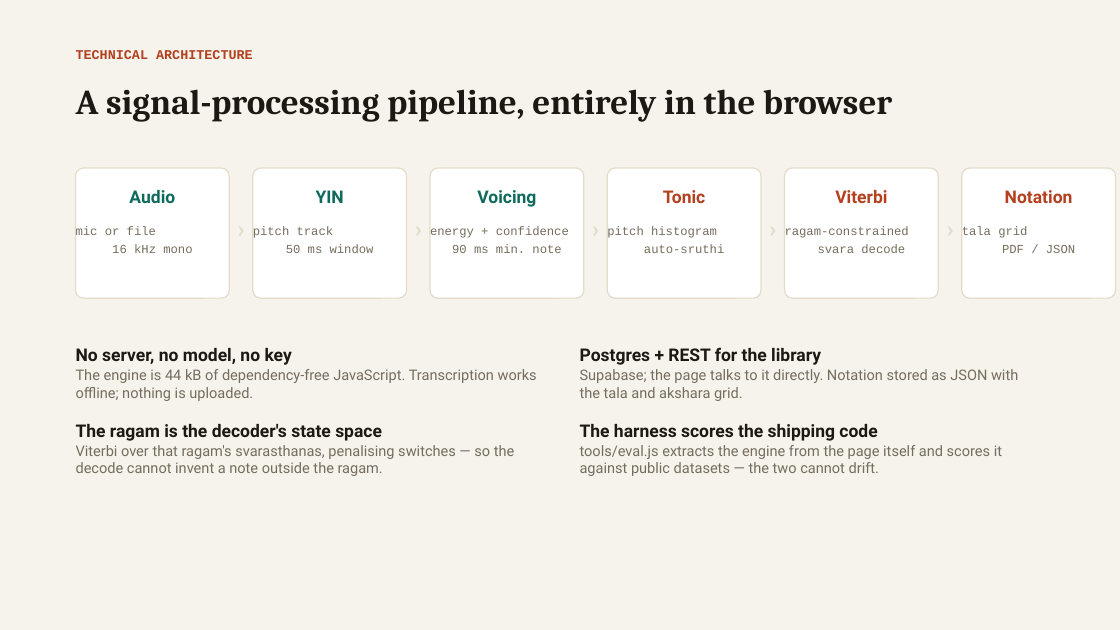
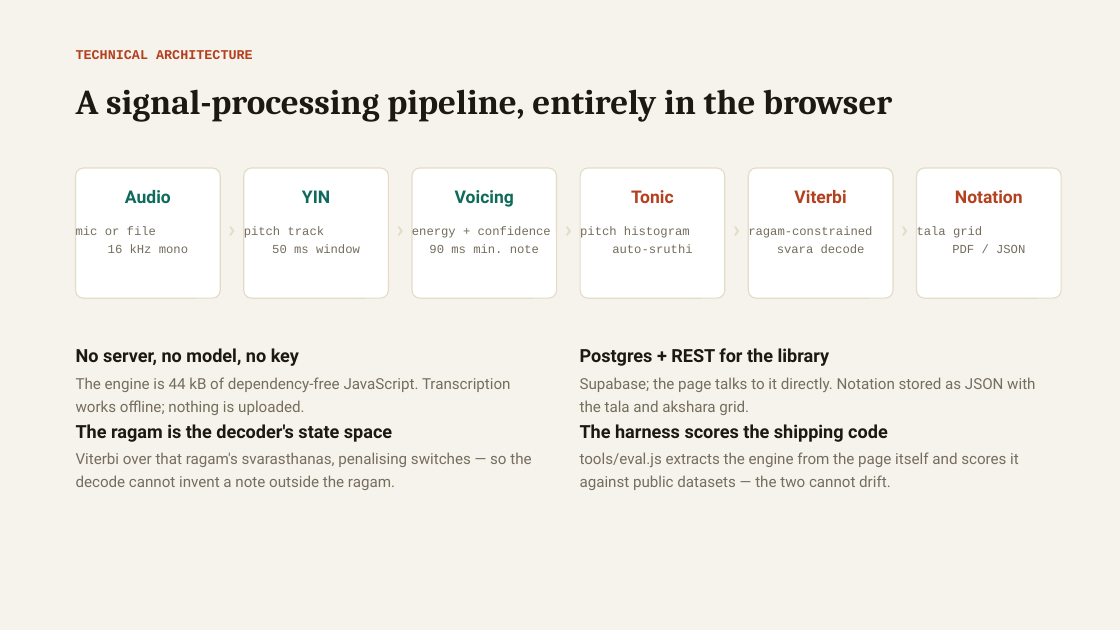
Before and after one commit to vinoth4v/sruthiscribe, a slide deck: slide 5 of SruthiScribe-pitch.pptx. Drawn at 1120x630 pixels with LibreOffice and Linux fonts; fonts in the diff are those of the drawing. Boxes give left, top, right and bottom in pixels: in the first picture for what was removed or moved away, otherwise in the second. Text is boxed around its words. In the diff, an @@ line names an element or a change of style, - is before the commit and + after.

```diff
--- a/SruthiScribe-pitch.pptx
+++ b/SruthiScribe-pitch.pptx
@@ rounded rectangle: place and size @@
-rounded rectangle at [76, 168, 229, 298]
+rounded rectangle at [76, 168, 220, 298]
@@ rounded rectangle: place and size @@
-rounded rectangle at [253, 168, 407, 298]
+rounded rectangle at [244, 168, 388, 298]
@@ rounded rectangle: place and size @@
-rounded rectangle at [430, 168, 584, 298]
+rounded rectangle at [412, 168, 556, 298]
@@ rounded rectangle: place and size @@
-rounded rectangle at [607, 168, 761, 298]
+rounded rectangle at [581, 168, 725, 298]
@@ rounded rectangle: place and size @@
-rounded rectangle at [785, 168, 939, 298]
+rounded rectangle at [749, 168, 893, 298]
@@ rounded rectangle: place and size @@
-rounded rectangle at [962, 168, 1116, 298]
+rounded rectangle at [917, 168, 1061, 298]
@@ text "Audio": place and size @@
-text "Audio" at [129, 190, 175, 203]
+text "Audio" at [125, 190, 171, 203]
@@ text "YIN": place and size @@
-text "YIN" at [316, 190, 344, 203]
+text "YIN" at [302, 190, 330, 203]
@@ text "Voicing": place and size @@
-text "Voicing" at [477, 190, 536, 207]
+text "Voicing" at [455, 190, 514, 207]
@@ text "Tonic": place and size @@
-text "Tonic" at [663, 190, 705, 203]
+text "Tonic" at [631, 190, 673, 203]
@@ text "Viterbi": place and size @@
-text "Viterbi" at [835, 190, 887, 203]
+text "Viterbi" at [794, 190, 846, 203]
@@ text "Notation": place and size @@
-text "Notation" at [1005, 190, 1073, 203]
+text "Notation" at [955, 190, 1023, 203]
@@ text "mic or file 16 kHz ..." rewrapped from [76, 226, 192, 253] to [76, 226, 188, 253] @@
@@ text "›": place and size @@
-text "›" at [229, 214, 253, 248]
+text "›" at [220, 214, 244, 248]
@@ text "pitch track 50 ms window" rewrapped from [253, 226, 374, 253] to [244, 226, 360, 253] @@
@@ text "›": place and size @@
-text "›" at [407, 214, 430, 248]
+text "›" at [388, 214, 412, 248]
@@ text "energy + confidence 90 ms ...": place and size @@
-text "energy + confidence 90 ms ..." at [430, 226, 569, 253]
+text "energy + confidence 90 ms ..." at [412, 226, 551, 253]
@@ text "›": place and size @@
-text "›" at [584, 214, 607, 248]
+text "›" at [557, 214, 581, 248]
@@ text "pitch histogram auto-sruthi" rewrapped from [607, 226, 724, 253] to [580, 226, 692, 253] @@
@@ text "›": place and size @@
-text "›" at [761, 214, 785, 248]
+text "›" at [725, 214, 749, 248]
@@ text "ragam-constrained svara decode": place and size @@
-text "ragam-constrained svara decode" at [785, 226, 909, 253]
+text "ragam-constrained svara decode" at [748, 226, 872, 253]
@@ text "›": place and size @@
-text "›" at [939, 214, 962, 248]
+text "›" at [893, 214, 917, 248]
@@ text "tala grid PDF / JSON" rewrapped from [962, 226, 1075, 253] to [917, 226, 1025, 253] @@
@@ size 15 to 15.5 pt in 4 elements at [76, 348, 299, 366], [76, 424, 392, 442], [580, 348, 830, 366], [580, 424, 888, 442] @@
@@ size 12.5 to 13 pt; line spacing 1 to 1.25 in 4 elements at [76, 377, 511, 415], [76, 452, 531, 490], [580, 377, 1035, 415], [580, 452, 1019, 490] @@
```
Also in this commit, not shown: 8 other slides changed, 6 other files.
